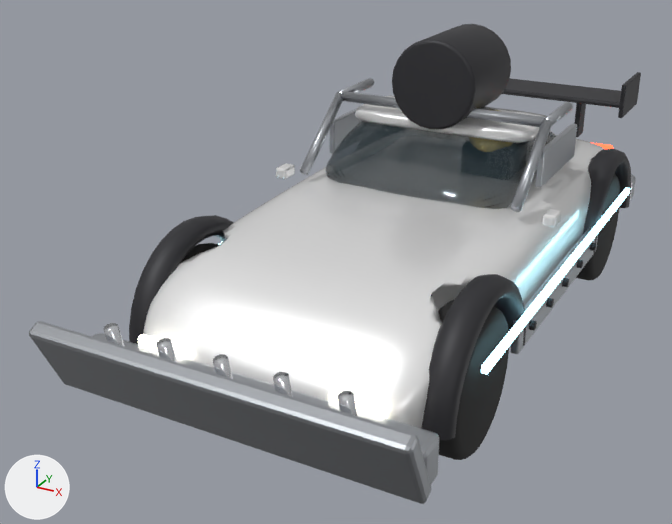
An edit to the glTF model assets/models/cars/phoenix.glb, drawn before and after from the same camera.
Rendered twice from a camera (50 mm lens) standing at (2.78, -6.47, 3.59) and looking at (-0.45, -0.61, 0.66). Every picture has the same lights, and +X, +Y and +Z are marked at lower left. The first picture is the older version. Where no turn or scale is listed for an object, it has been applied to the vertices. Vertices at exactly the same position are counted once.

Objects in the first picture: 'Dark_Parts', 'Glass', 'GlowStrips', 'HeadLights', 'Paint_Body', 'Steel_Parts', 'Wheel_FL', 'Wheel_RL' and 2 more.
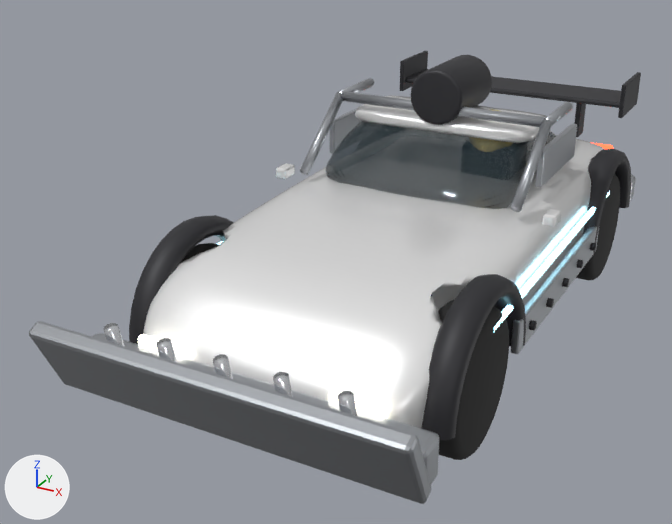
Changed parts and their boxes [x1, y1, x2, y2] in the pictures (672 x 524 px; the box of a moved part takes in the faces that stretch with it):
'Dark_Parts', reshaped (6% shorter)
    before: [129, 24, 641, 441]
    after: [129, 51, 641, 441]
'GlowStrips', rescaled
    before: [219, 187, 630, 375]
    after: [218, 192, 610, 331]
part 1 of me_cylinder_192, moved or reshaped
    before: [392, 24, 511, 129]
    after: [410, 55, 492, 125]

The edits, one by one:
me_cylinder_192 is used by ob_dark_parts; location (-1.2, 0.8, 0.6).
me_cylinder_192 had 1344 vertices, 2544 faces and spanned x -0.03..2.43, y -3.3..1.95, z -0.24..1.7.
me_cylinder_192 now has 1344 vertices, 2544 faces and spans x -0.03..2.43, y -3.3..1.95, z -0.24..1.46.
me_cylinder_192 part 1: the loose piece of 192 vertices spanning x 0.85..1.55, y -0.7..0.15, z 1.0..1.7 is scaled about its middle by (0.615, 0.818, 0.615), then moved by (0.0, 0.0, -0.11).
me_cube_237 is used by ob_glowstrips; location (-1.23, 0.0, 0.78).
me_cube_237 had 16 vertices, 24 faces and spanned x -0.02..2.48, y -1.84..1.84, z -0.03..0.03.
me_cube_237 now has 16 vertices, 24 faces and spans x -0.01..2.29, y -1.47..1.47, z -0.02..0.02.
me_cube_237 part 2: the whole mesh is scaled about the mesh origin by (0.923, 0.8, 0.8).
Object 'GlowStrips' (ob_glowstrips) moves from (-1.23, 0.0, 0.78) to (-1.135, 0.0, 0.86).
